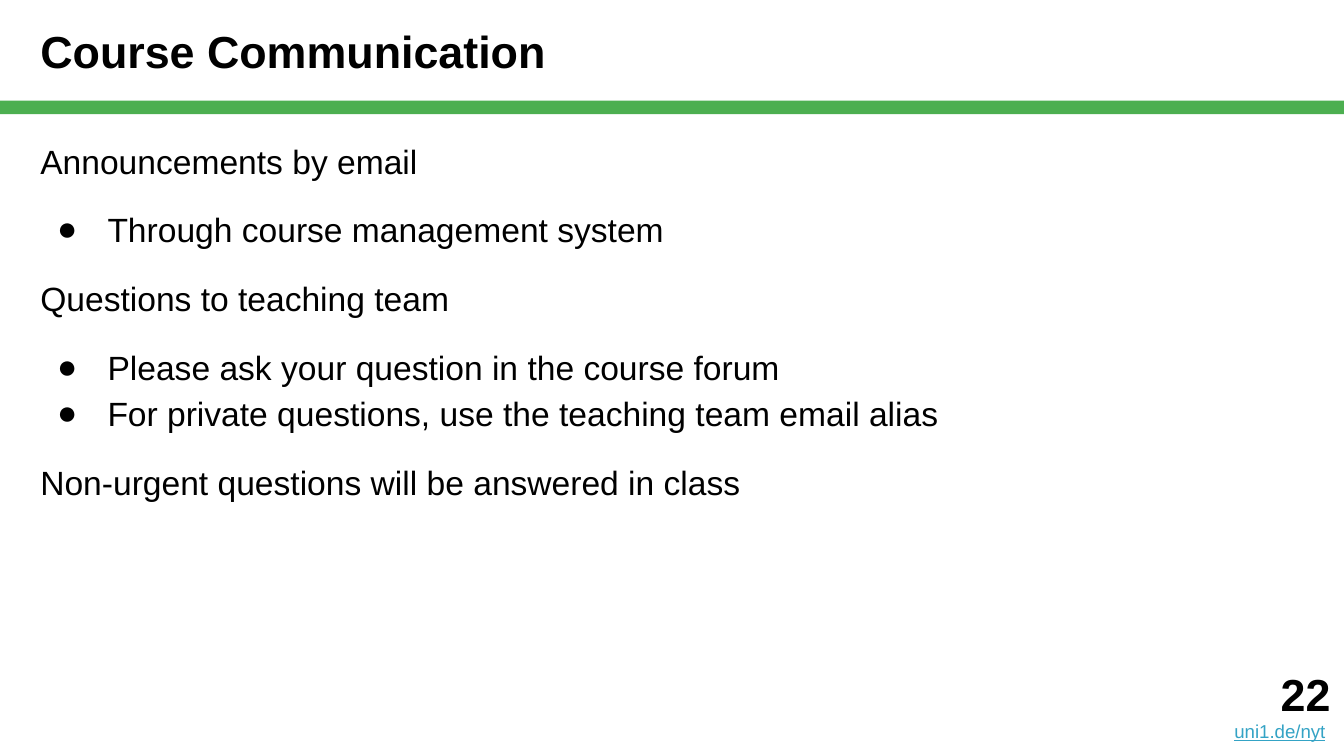
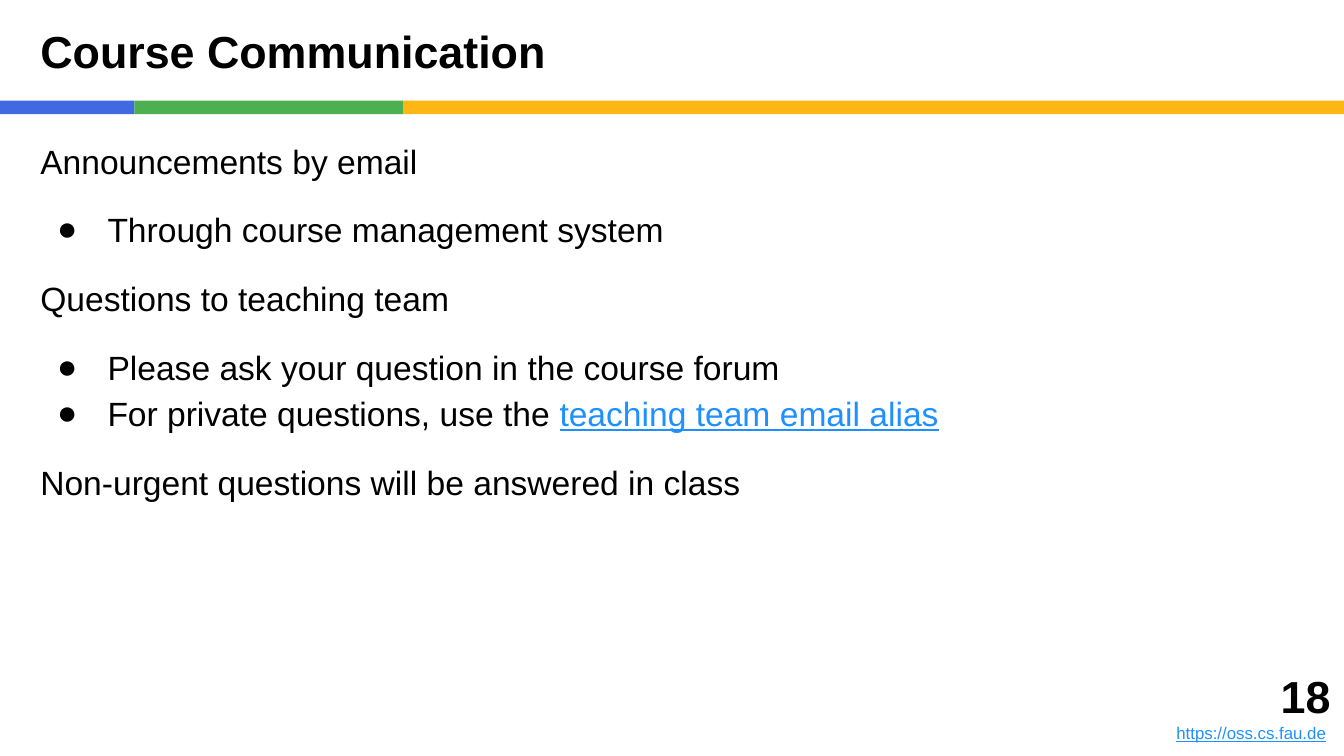
Before and after one commit to dirkriehle/nyt-course, a slide deck: slide 18 of Lecture slides/NYT A01 - Introduction.pptx (slide 22 before the commit). Drawn at 1344x756 pixels with LibreOffice and Linux fonts; fonts in the diff are those of the drawing. Boxes give left, top, right and bottom in pixels: in the first picture for what was removed or moved away, otherwise in the second. Text is boxed around its words. In the diff, an @@ line names an element or a change of style, - is before the commit and + after.

```diff
--- a/Lecture slides/NYT A01 - Introduction.pptx
+++ b/Lecture slides/NYT A01 - Introduction.pptx
@@ rectangle added at (0,101,134,114), fill #4169E1 @@
@@ rectangle added at (134,101,403,114), fill #4CAF50 @@
@@ rectangle: place and size @@
-rectangle at (0,101,1344,114)
+rectangle at (403,101,1344,114)
@@ rectangle at (403,101,1344,114): fill #4CAF50 to #FEB612 @@
@@ text at (108,401,938,432): text colour #000000 to #1E90FF, underline on in "teaching team email alias" @@
@@ text added at (1176,681,1331,743), 9 pt, text #1E90FF, underline @@
+18
+https://oss.cs.fau.de
@@ text removed at (1234,679,1331,742) @@
-22
-uni1.de/nyt
```
Also in this commit, not shown: 20 other slides changed, 2 slides added, 3 slides removed, 3 other files.
